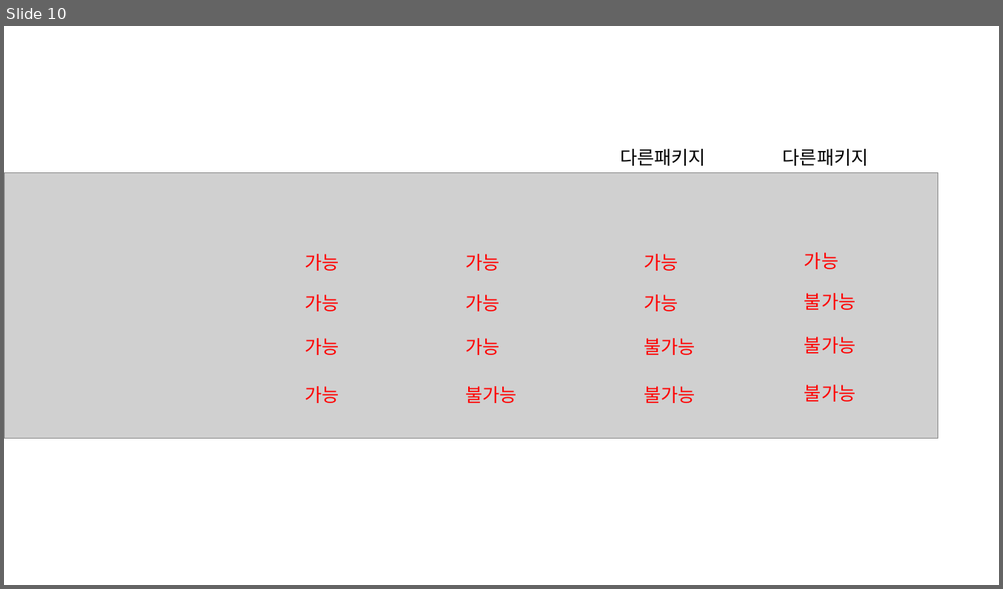
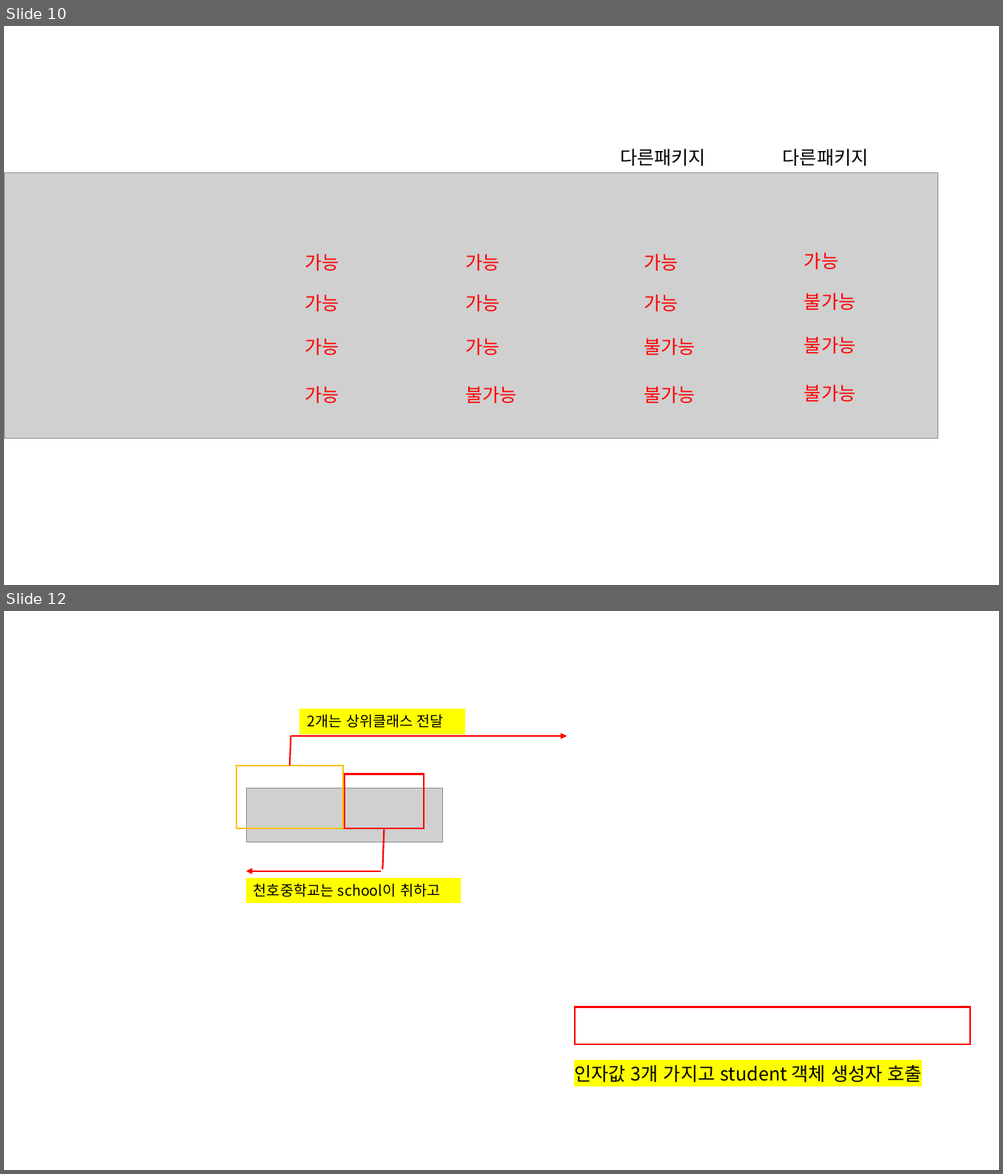
Before and after one commit to chl4890620123-collab/-, a slide deck: java수업.pptm. Shown one above the other, each under a label of ours: slide 10 before the commit, slides 10 and 12 after it; the slides between them are not shown. The pictures are 1003x589 and 1003x1174 pixels, drawn with LibreOffice and Linux fonts; fonts in the diff are those of the drawing; grey boxes stand for pictures; background and template pictures are left out. Boxes give left, top, right and bottom in pixels: in the first picture for what was removed or moved away, otherwise in the second. Text is boxed around its words. In the diff, an @@ line names an element or a change of style, - is before the commit and + after.

```diff
--- a/java수업.pptm
+++ b/java수업.pptm
@@ slide 12 added at <box>4,611,999,1170</box>, background picture (left out) @@
@@ rectangle added at <box>300,709,465,734</box>, fill #FFFF00, outline #FFFF00 0.75 pt, 14 pt, text #000000 @@
+2개는 상위클래스 전달
@@ line added from (290, 766) to (290, 736), #FF0000 1.5 pt @@
@@ arrow added from (290, 736) to (566, 736), #FF0000 1.5 pt @@
@@ rectangle added at <box>236,766,343,828</box>, outline #FFC000 1.5 pt @@
@@ picture added at <box>246,788,443,843</box> @@
@@ rectangle added at <box>344,775,424,829</box>, outline #FF0000 1.5 pt @@
@@ line added from (384, 829) to (382, 870), #FF0000 1.5 pt @@
@@ arrow added from (381, 871) to (246, 871), #FF0000 1.5 pt @@
@@ rectangle added at <box>246,878,461,903</box>, fill #FFFF00, 14 pt, text #000000 @@
+천호중학교는 school이 취하고
@@ rectangle added at <box>575,1007,970,1045</box>, outline #FF0000 1.5 pt @@
@@ text added at <box>574,1065,922,1082</box>, 18 pt, text #000000 @@
+인자값 3개 가지고 student 객체 생성자 호출
```
Also in this commit, not shown: 5 other slides added, 44 other files.
